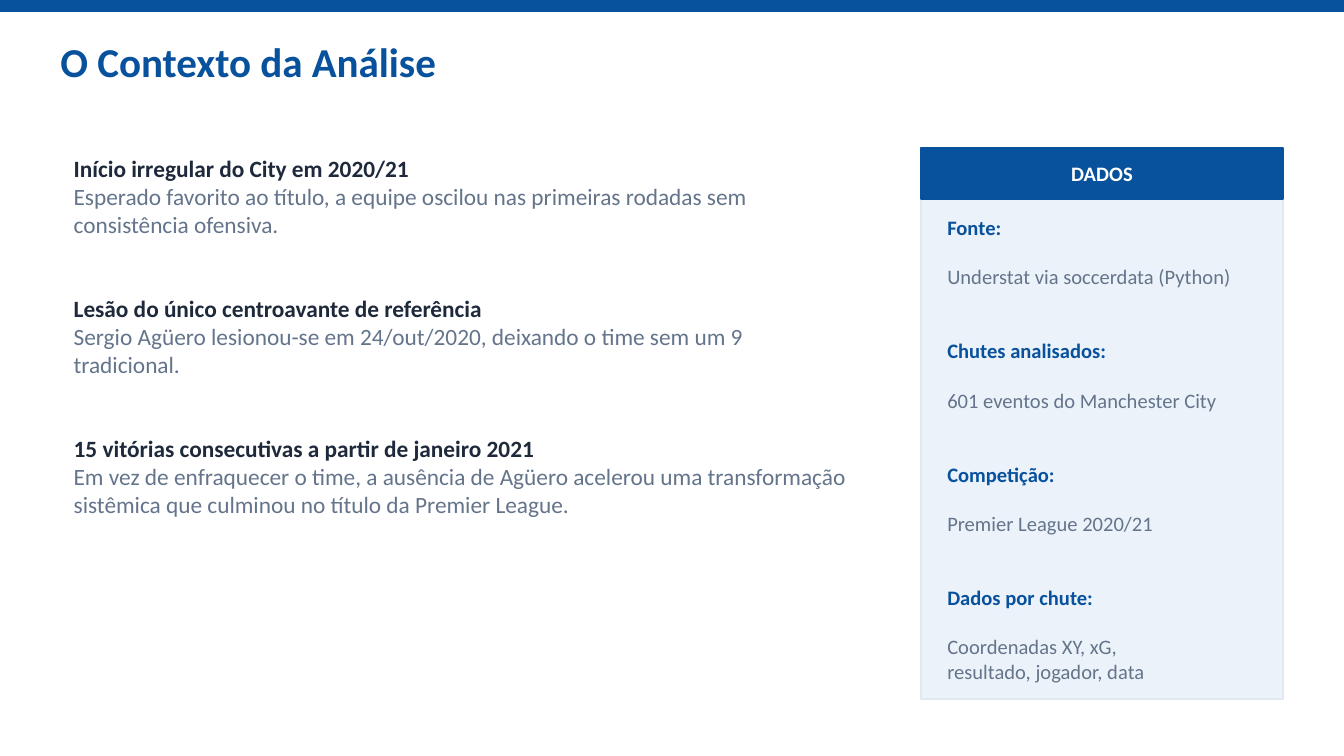
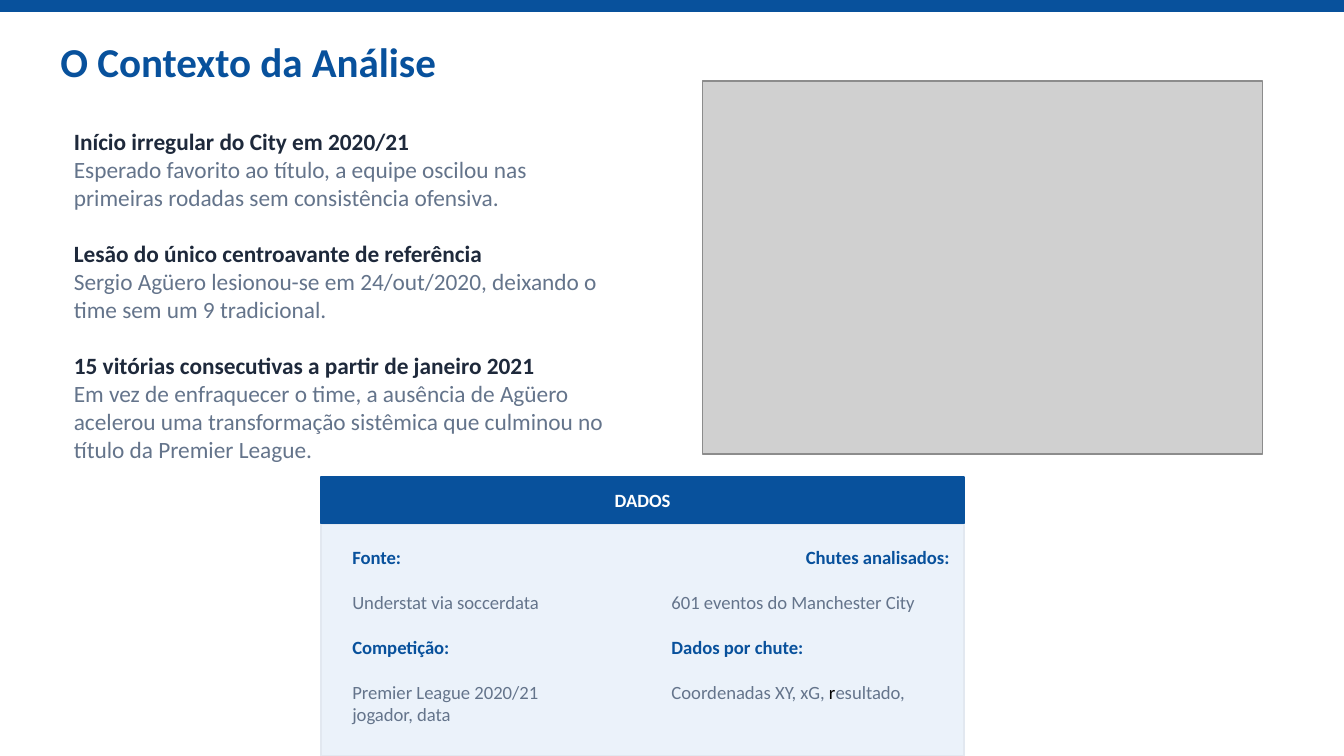
Before and after one commit to carolabdu/futebol-analise, a slide deck: slide 3 of Analise_City_2021.pptx. Drawn at 1344x756 pixels with LibreOffice and Linux fonts; fonts in the diff are those of the drawing; grey boxes stand for pictures. Boxes give left, top, right and bottom in pixels: in the first picture for what was removed or moved away, otherwise in the second. Text is boxed around its words. In the diff, an @@ line names an element or a change of style, - is before the commit and + after.

Commit message:
Atualiza apresentação Analise_City_2021

```diff
--- a/Analise_City_2021.pptx
+++ b/Analise_City_2021.pptx
@@ picture added at (703, 81, 1262, 454) @@
@@ text "Início irregular do City em ..." rewrapped from (74, 160, 846, 517) to (74, 133, 603, 462) @@
@@ rectangle removed at (921, 148, 1284, 699) @@
@@ rectangle removed at (921, 148, 1284, 199) @@
@@ text "DADOS": place and size @@
-text "DADOS" at (1071, 167, 1133, 181)
+text "DADOS" at (615, 494, 671, 507)
@@ text "DADOS" at (615, 494, 671, 507): size 11 to 10 pt @@
@@ rectangle added at (321, 477, 964, 523), fill #08519C, outline #08519C 0.91 pt @@
@@ rectangle added at (321, 524, 964, 755), fill #EBF2FA, outline #E2E8F0 0.91 pt @@
@@ text at (352, 551, 950, 702): text changed; size 11 to 10 pt @@
-Fonte:
-Understat via soccerdata (Python)
-Chutes analisados:
-601 eventos do Manchester City
-Competição:
-Premier League 2020/21
-Dados por chute:
-Coordenadas XY, xG,
-resultado, jogador, data
+Fonte: Chutes analisados:
+Understat via soccerdata 601 eventos do Manchester City
+Competição: Dados por chute:
+Premier League 2020/21 Coordenadas XY, xG, resultado, jogador, data
```
Also in this commit, not shown: 3 other slides changed.
